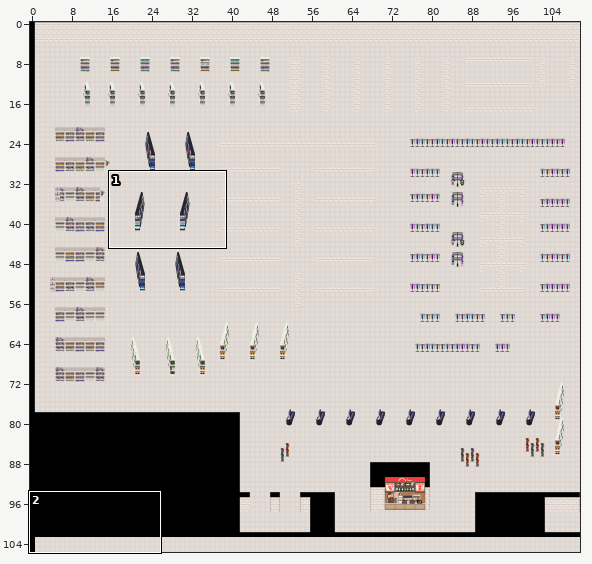
One commit to this Tiled map: assets/data/walmartReal.tmx. The picture above shows the old version from afar; the outline marks the close-up.
Close-up. Earlier state:
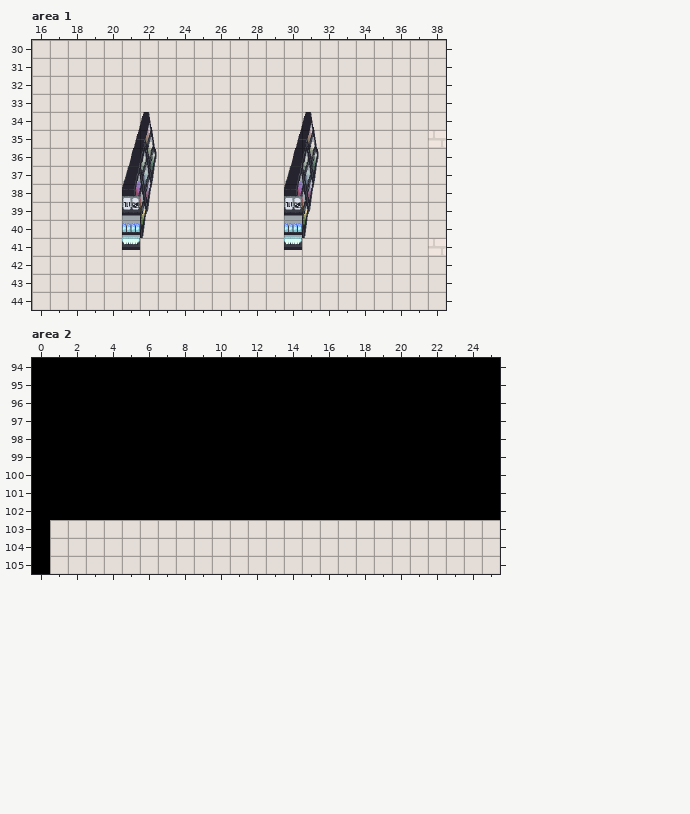
Cells are 32x32 px. Shown: area 1 x 16..38, y 30..44; area 2 x 0..25, y 94..105. The commit also changed other parts of the map, which this record leaves out. The old version is drawn lined up with the new one.
The result:
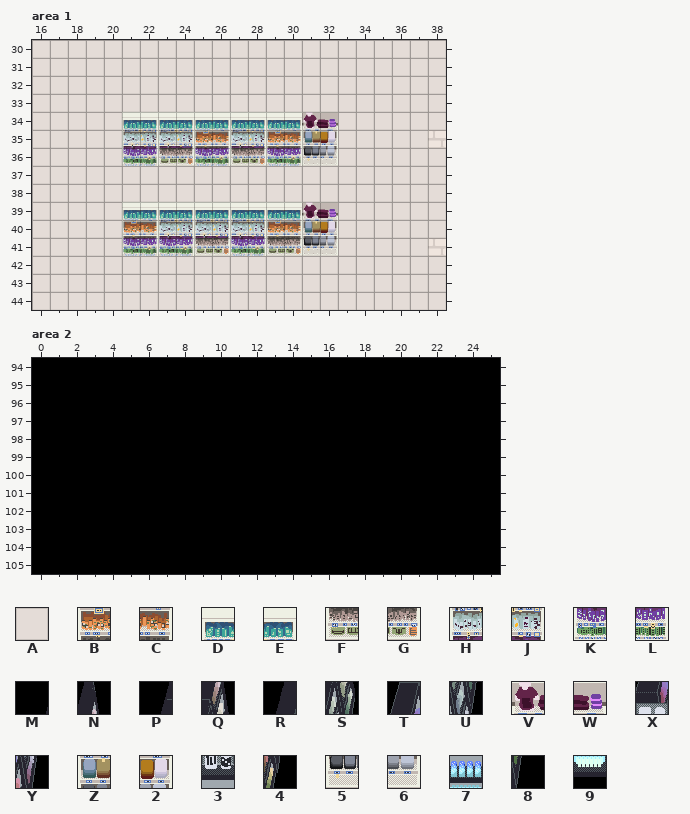
Key: from "TilesOnly": A 1; from "tileset": B 75, C 76, D 101, E 102, F 107, G 108, H 133, J 134, K 165, L 166, M 282, N 283, P 314, Q 315, R 346, S 347, T 378, U 379, V 390, W 391, X 410, Y 411, Z 422, 2 423, 3 442, 4 443, 5 454, 6 455, 7 474, 8 475, 9 506.
_ is an empty cell.
Diff:
map size 139x106 -> 139x103 cells
Layer "ForegroundObjects", area 1:
The author put tile 2 in row 35 at x 32; in row 40 at x 32.
Tile S becomes tile 5 in row 36 at x 31.
The author put tile 5 in row 41 at x 31.
The author put tile 6 in row 36 at x 32; in row 41 at x 32.
Tile 7 becomes tile B in row 40 at x 21.
The author put tile B in row 35 at x 25 and 29; in row 40 at x 29.
Tile 7 becomes tile C in row 40 at x 30.
Tile 8 becomes tile C in row 40 at x 22.
Tile P becomes tile C in row 35 at x 30.
The author put tile C in row 35 at x 26.
Tile 3 becomes tile D in row 39 at x 21.
Tile M becomes tile D in row 34 at x 21.
The author put tile D in row 34 at x 23, 25, 27 and 29; in row 39 at x 23, 25, 27 and 29.
Tile 3 becomes tile E in row 39 at x 30.
Tile 4 becomes tile E in row 39 at x 22.
Tile M becomes tile E in row 34 at x 30.
Tile N becomes tile E in row 34 at x 22.
The author put tile E in row 34 at x 24, 26 and 28; in row 39 at x 24, 26 and 28.
The author put tile F in row 36 at x 23 and 27; in row 41 at x 25 and 29.
Tile 9 becomes tile G in row 41 at x 30.
The author put tile G in row 36 at x 24 and 28; in row 41 at x 26.
Tile P becomes tile H in row 35 at x 21.
The author put tile H in row 35 at x 23 and 27; in row 40 at x 23, 25 and 27.
Tile Q becomes tile J in row 35 at x 22.
The author put tile J in row 35 at x 24 and 28; in row 40 at x 24, 26 and 28.
Tile 9 becomes tile K in row 41 at x 21.
Tile R becomes tile K in row 36 at x 21.
The author put tile K in row 36 at x 25 and 29; in row 41 at x 23 and 27.
Tile R becomes tile L in row 36 at x 30.
Tile S becomes tile L in row 36 at x 22.
The author put tile L in row 36 at x 26; in row 41 at x 22, 24 and 28.
Tile 4 becomes tile V in row 39 at x 31.
Tile N becomes tile V in row 34 at x 31.
The author put tile W in row 34 at x 32; in row 39 at x 32.
Tile 8 becomes tile Z in row 40 at x 31.
Tile Q becomes tile Z in row 35 at x 31.
Tile T is removed in row 37 at x 21 and 30.
Tile U is removed in row 37 at x 22 and 31.
Tile X is removed in row 38 at x 21 and 30.
Tile Y is removed in row 38 at x 22 and 31.
Layer "Background", area 2:
Tile A is removed in rows 103 to 105 at x 1 to 25.
